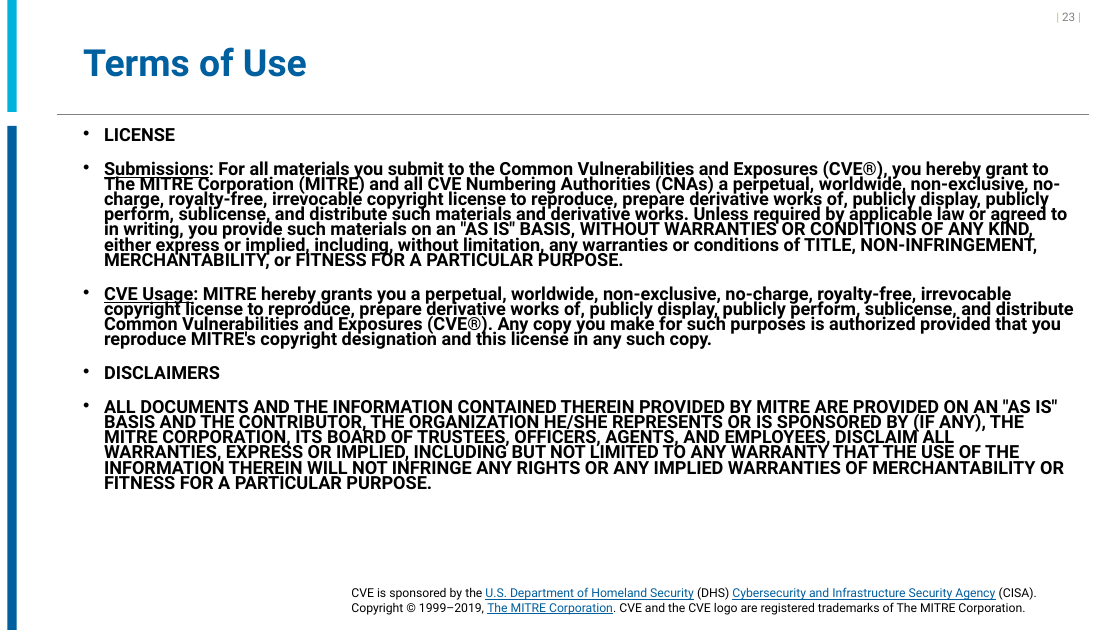
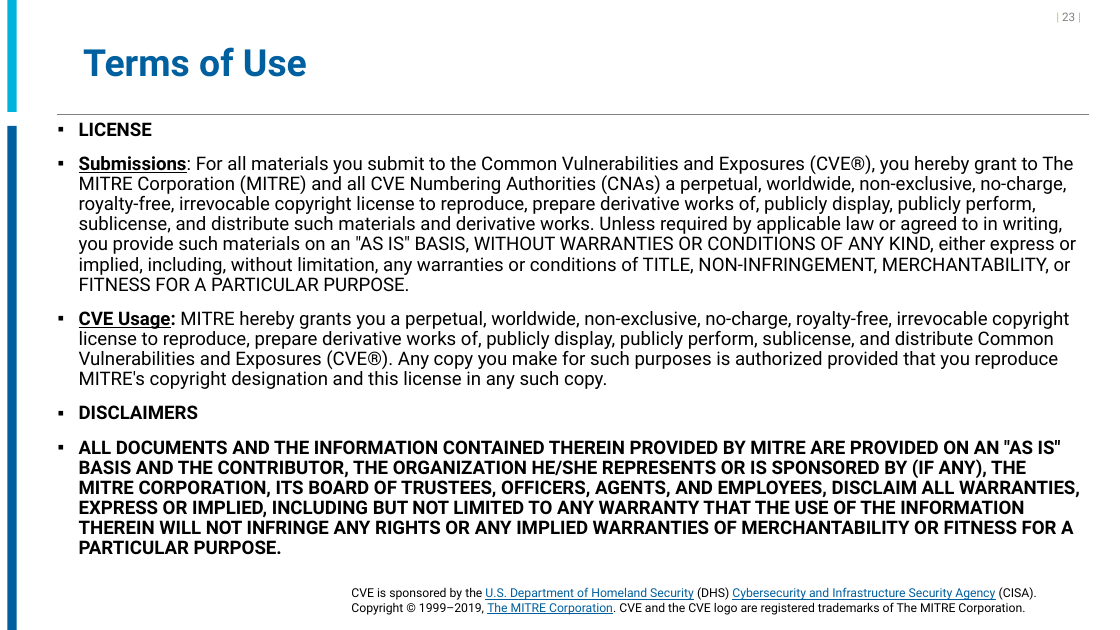
Before and after one commit to CVEProject/cveproject.github.io, a slide deck: slide 23 of docs/cna/CVE_Entry_Creation.pptx. Drawn at 1120x630 pixels with LibreOffice and Linux fonts; fonts in the diff are those of the drawing; background and template pictures are left out. Boxes give left, top, right and bottom in pixels: in the first picture for what was removed or moved away, otherwise in the second. Text is boxed around its words. In the diff, an @@ line names an element or a change of style, - is before the commit and + after.

```diff
--- a/docs/cna/CVE_Entry_Creation.pptx
+++ b/docs/cna/CVE_Entry_Creation.pptx
@@ text "LICENSE": place and size @@
-text "LICENSE" at box(104, 128, 1074, 489)
+text "LICENSE" at box(79, 122, 1080, 555)
@@ text "LICENSE" at box(79, 122, 1080, 555): size 15.5 to 16 pt; bold off in "Submissions: For all materials you submit to ...", "MITRE hereby grants you a perpetual, worldwide, ..."; bullet • to ▪; line spacing 0.7 to 0.9; less space between paragraphs @@
```
Also in this commit, not shown: 18 other slides changed.
